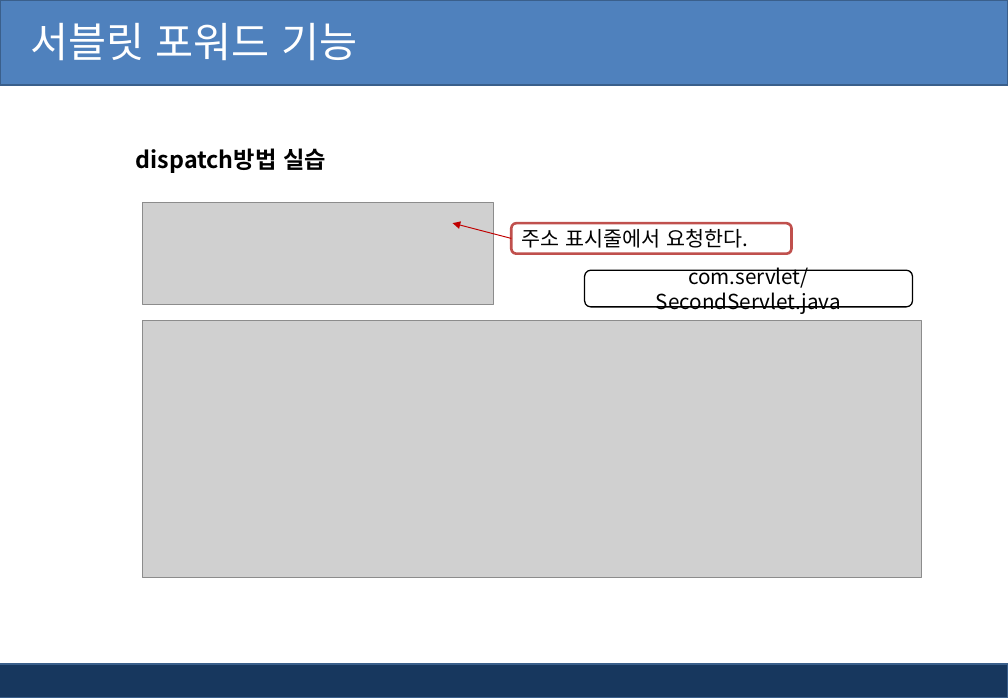
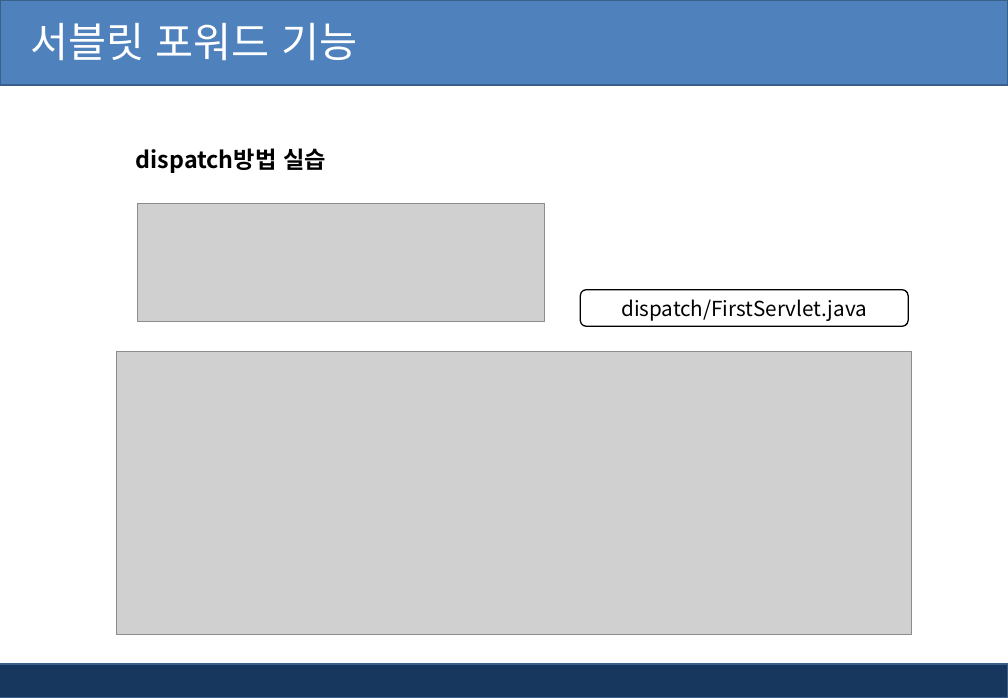
Before and after one commit to pshho/ngreen_project, a slide deck: slide 44 of jspWorks/자료/jsp_ppt/4장. jsp 서블릿 API.pptx (slide 42 before the commit). Drawn at 1008x698 pixels with LibreOffice and Linux fonts; fonts in the diff are those of the drawing; grey boxes stand for pictures; background and template pictures are left out. Boxes give left, top, right and bottom in pixels: in the first picture for what was removed or moved away, otherwise in the second. Text is boxed around its words. In the diff, an @@ line names an element or a change of style, - is before the commit and + after.

```diff
--- a/jspWorks/자료/jsp_ppt/4장. jsp 서블릿 API.pptx
+++ b/jspWorks/자료/jsp_ppt/4장. jsp 서블릿 API.pptx
@@ picture: place and size @@
-picture at [142,203,494,304]
+picture at [138,204,544,321]
@@ arrow removed from (512, 238) to (452, 223) @@
@@ rounded rectangle removed at [512,223,792,254] @@
-주소 표시줄에서 요청한다.
@@ rounded rectangle "dispatch/FirstServlet.java": place and size @@
-rounded rectangle "dispatch/FirstServlet.java" at [585,270,912,306]
+rounded rectangle "dispatch/FirstServlet.java" at [581,289,908,326]
@@ text in rounded rectangle at [621,299,867,321]: text changed @@
-com.servlet/SecondServlet.java
+dispatch/FirstServlet.java
@@ picture: place and size @@
-picture at [142,321,922,578]
+picture at [116,352,911,635]
```
Also in this commit, not shown: 12 other slides changed, 2 slides added, 45 other files.
